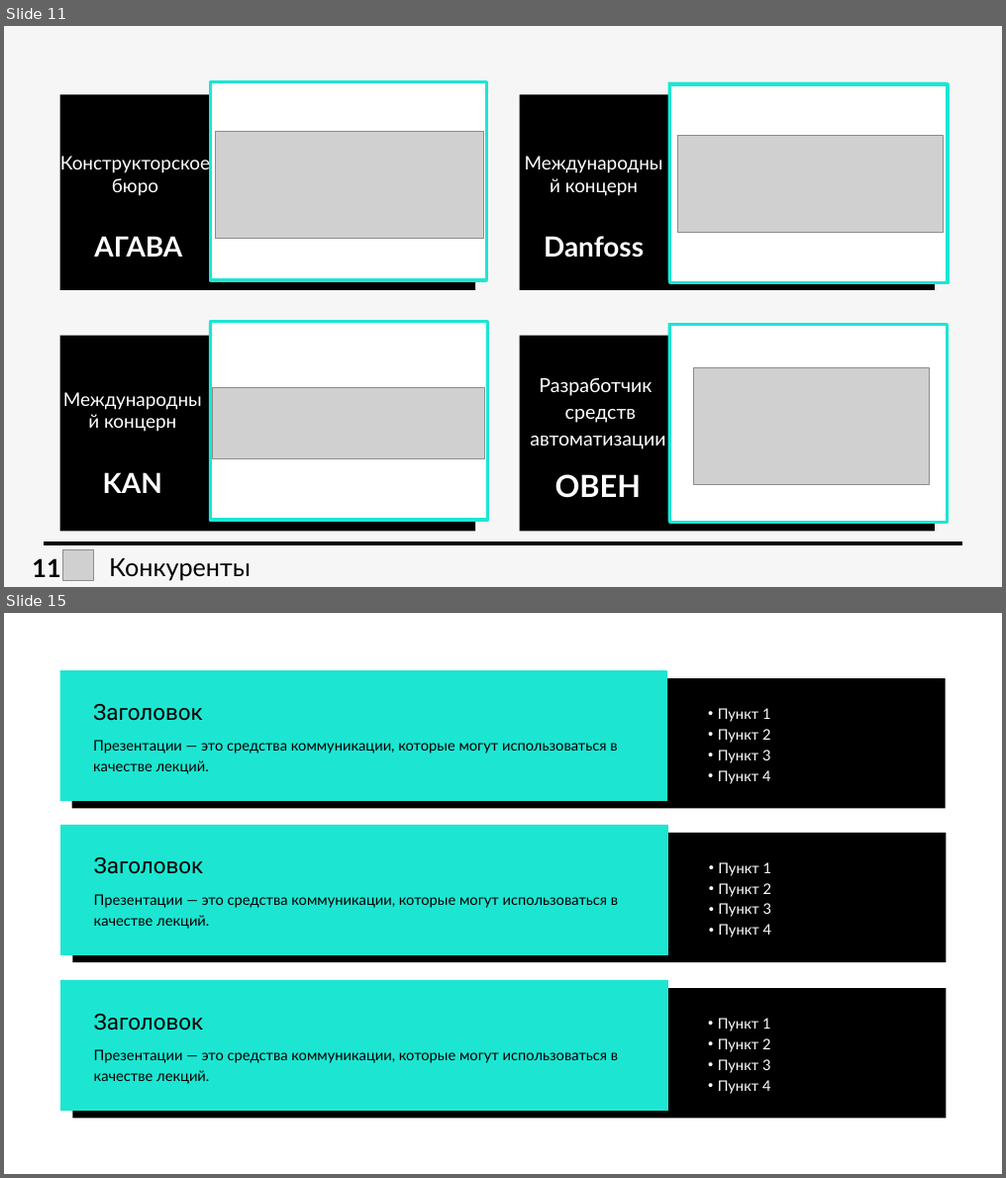
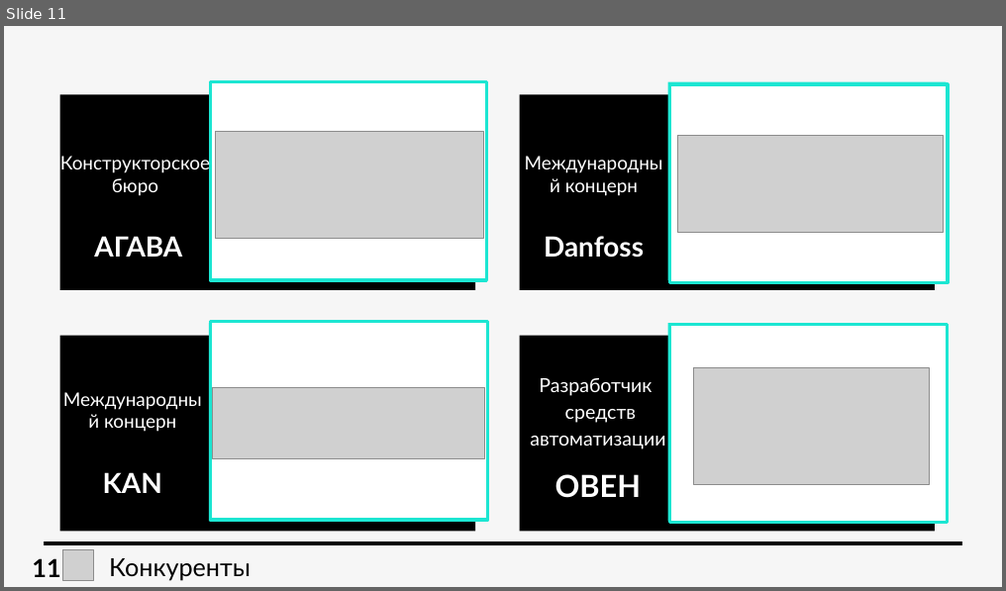
Before and after one commit to ESH-2035/Archipelago-2035, a slide deck: arch 2035.pptx. Shown one above the other, each under a label of ours: slides 11 and 15 before the commit, slide 11 after it; the slides between them are not shown. The pictures are 1006x1178 and 1006x591 pixels, drawn with LibreOffice and Linux fonts; fonts in the diff are those of the drawing; grey boxes stand for pictures. Boxes give left, top, right and bottom in pixels: in the first picture for what was removed or moved away, otherwise in the second. Text is boxed around its words. In the diff, an @@ line names an element or a change of style, - is before the commit and + after.

```diff
--- a/arch 2035.pptx
+++ b/arch 2035.pptx
@@ slide 15 removed at (4,613,1002,1174), background #FFFFFF @@
@@ rectangle removed at (59,670,667,801) @@
@@ rectangle removed at (72,678,945,808) @@
@@ text removed at (93,704,203,721) @@
-Заголовок
@@ text removed at (718,708,771,784) @@
-  • Пункт 1
-  • Пункт 2
-  • Пункт 3
-  • Пункт 4
@@ text removed at (93,740,617,774) @@
-Презентации — это средства коммуникации, которые могут использоваться в качестве лекций.
@@ rectangle removed at (60,825,668,956) @@
@@ rectangle removed at (73,833,946,962) @@
@@ text removed at (94,858,204,874) @@
-Заголовок
@@ text removed at (718,862,772,938) @@
-  • Пункт 1
-  • Пункт 2
-  • Пункт 3
-  • Пункт 4
@@ text removed at (94,894,618,929) @@
-Презентации — это средства коммуникации, которые могут использоваться в качестве лекций.
@@ rectangle removed at (60,980,668,1111) @@
@@ rectangle removed at (73,988,946,1118) @@
@@ text removed at (94,1014,204,1031) @@
-Заголовок
@@ text removed at (718,1018,771,1094) @@
-  • Пункт 1
-  • Пункт 2
-  • Пункт 3
-  • Пункт 4
@@ text removed at (94,1050,618,1084) @@
-Презентации — это средства коммуникации, которые могут использоваться в качестве лекций.
```
Also in this commit, not shown: 3 slides changed, 3 other slides removed.
